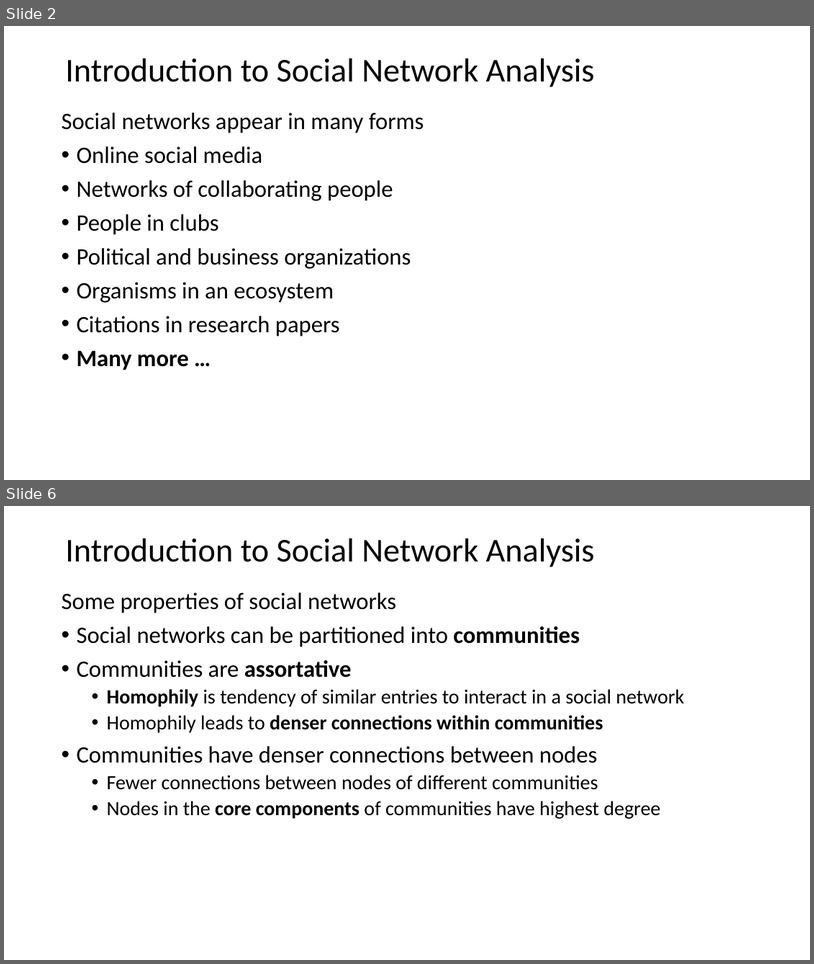
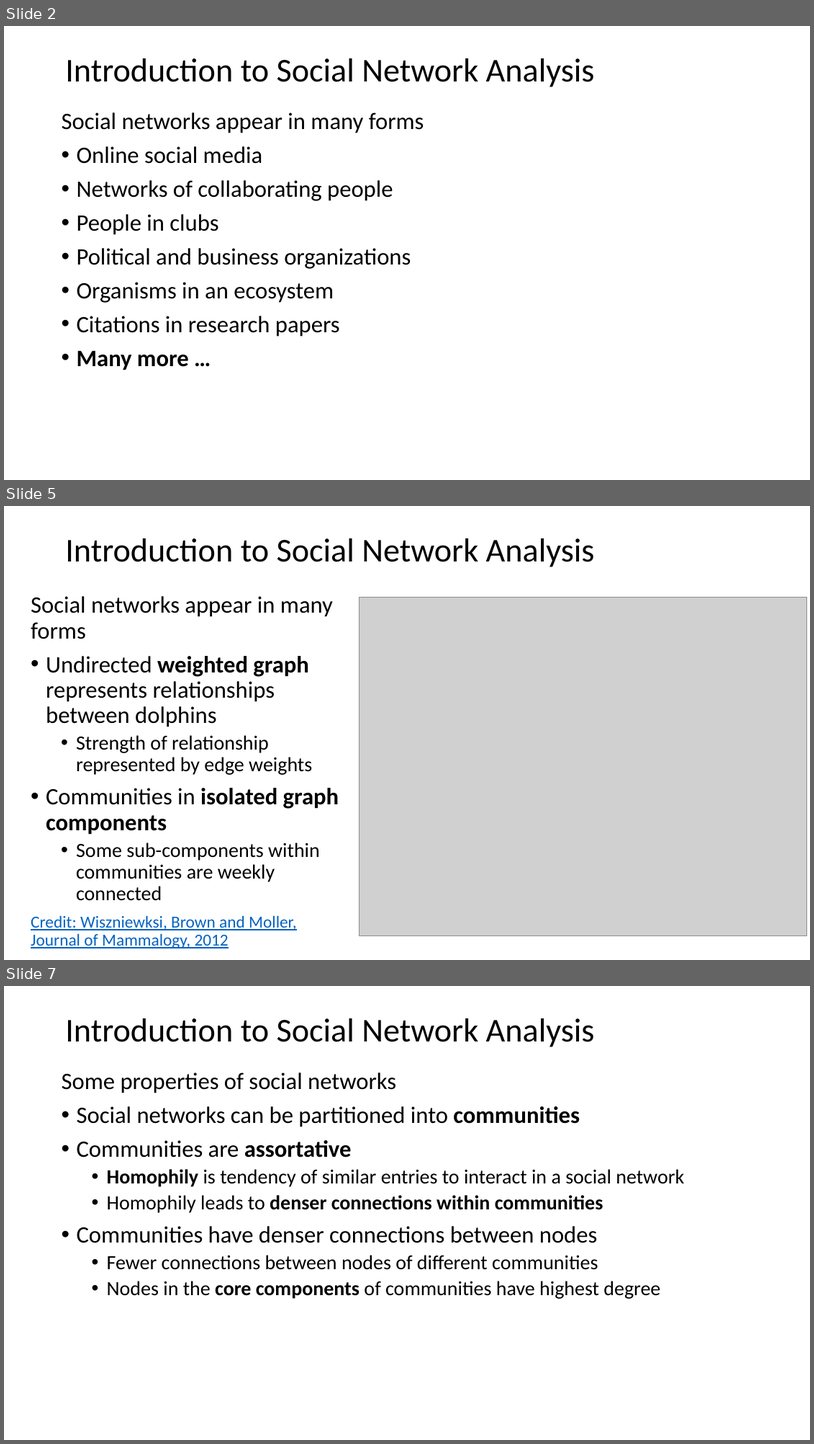
Before and after one commit to StephenElston/CSCI-E-108, a slide deck: slides/8_SocialNetworkAnalysis.pptx. Shown one above the other, each under a label of ours: slides 2 and 6 before the commit, slides 2, 5 and 7 after it; the slides between them are not shown. The pictures are 814x964 and 814x1444 pixels, drawn with LibreOffice and Linux fonts; fonts in the diff are those of the drawing; grey boxes stand for pictures. Boxes give left, top, right and bottom in pixels: in the first picture for what was removed or moved away, otherwise in the second. Text is boxed around its words. In the diff, an @@ line names an element or a change of style, - is before the commit and + after.

```diff
--- a/slides/8_SocialNetworkAnalysis.pptx
+++ b/slides/8_SocialNetworkAnalysis.pptx
@@ slide 5 added at (4,506,810,960), background #FFFFFF @@
@@ title added at (65,538,595,567), 39.6 pt, text #000000 @@
+Introduction to Social Network Analysis
@@ text added at (31,596,340,948), 28 pt, text #000000 @@
+Social networks appear in many forms
+• Undirected weighted graph represents relationships between dolphins
+  • Strength of relationship represented by edge weights
+• Communities in isolated graph components
+  • Some sub-components within communities are weekly connected
+Credit: Wiszniewksi, Brown and Moller, Journal of Mammalogy, 2012
@@ picture added at (359,597,808,936) @@
@@ what was slide 6 is now slide 7 @@
```
Also in this commit, not shown: 5 slides changed, 2 slides removed.
